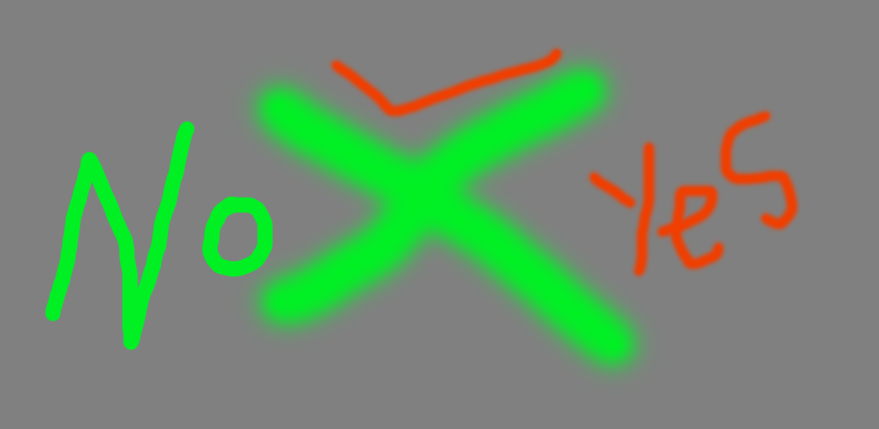
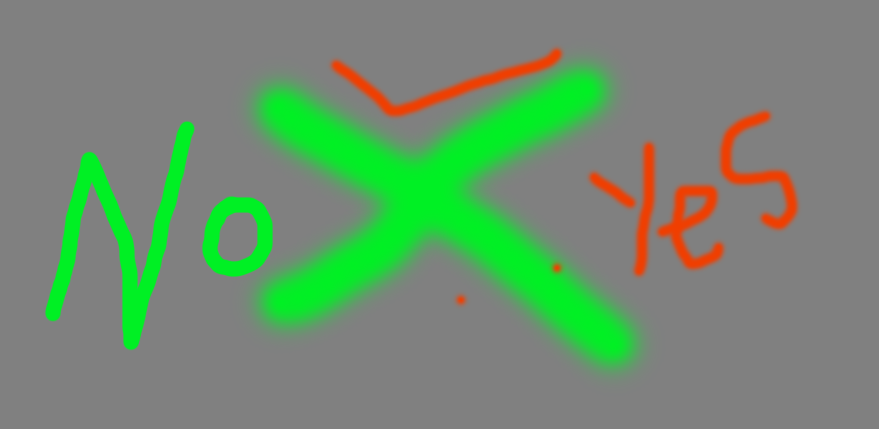
Revision of a layered 879x429 image; what changed, layer by layer:
painted on "Rectangle 1 copy 5" over left=452, top=258, right=567, bottom=309
